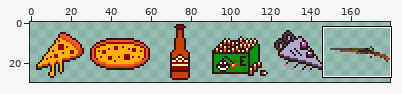
Two versions of one sprite sheet, Super Shotgun Man 3D/Assets/Textures/Sprites/Pickup/pickupAtlas.png. Above, an overview of the earlier version with the close-up marked.
Close-up. As it was:
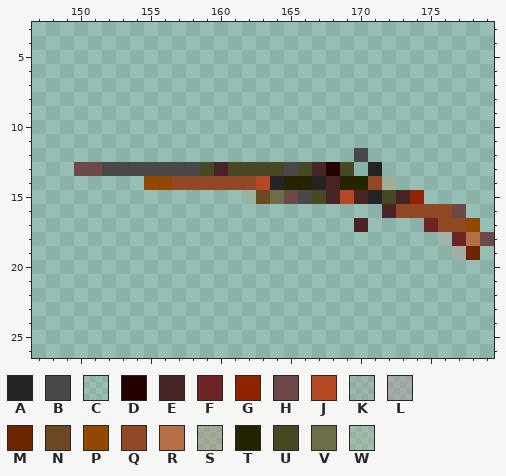
The file is 180x30 pixels. Shown: x 147..179, y 3..26.
Palette (. is transparent): A #242424  B #484848  C #b6b6b61b  D #240000  E #482424  F #6d2424  G #912400  H #6d4848  J #b64824  K #b691912e  L #b691915f  M #6d2400  N #6d4824  P #914800  Q #914824  R #b66d48  S #b6916d63  T #242400  U #484824  V #6d6d48  W #b6b69151
Pixels before, first column x 150:
12 ....................B.........
13 HHBBBBBBBUEUUUUBUEDU.A........
14 .....PPQQQQQQJATTAETTQS.......
15 ............WNVHBUEJEAUEG.....
16 ......................EQQQQH..
17 ....................EC...FQQP.
18 ..........................KFRH
19 ...........................LM.
After the commit:
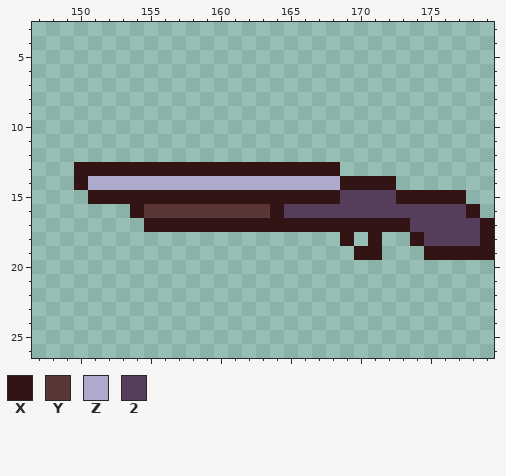
Colours new in this view: X #331414  Y #5a3736  Z #adaacd  2 #543e5b
Change:
y 12: x 170 B -> .
y 13: x 150..169 HHBBBBBBBUEUUUUBUEDU -> XXXXXXXXXXXXXXXXXXX.; x 171 A -> .
y 14: x 150..172 .....PPQQQQQQJATTAETTQS -> XZZZZZZZZZZZZZZZZZZXXXX
y 15: x 151..177 ...........WNVHBUEJEAUEG... -> XXXXXXXXXXXXXXXXXX2222XXXXX
y 16: x 154..178 ..................EQQQQH. -> XYYYYYYYYYX2222222222222X
y 17: x 155..179 ...............EC...FQQP. -> XXXXXXXXXXXXXXXXXXX22222X
y 18: x 169 . -> X; x 171 . -> X; x 174..179 ..KFRH -> X2222X
y 19: x 170..171 .. -> XX; x 175..179 ..LM. -> XXXXX
